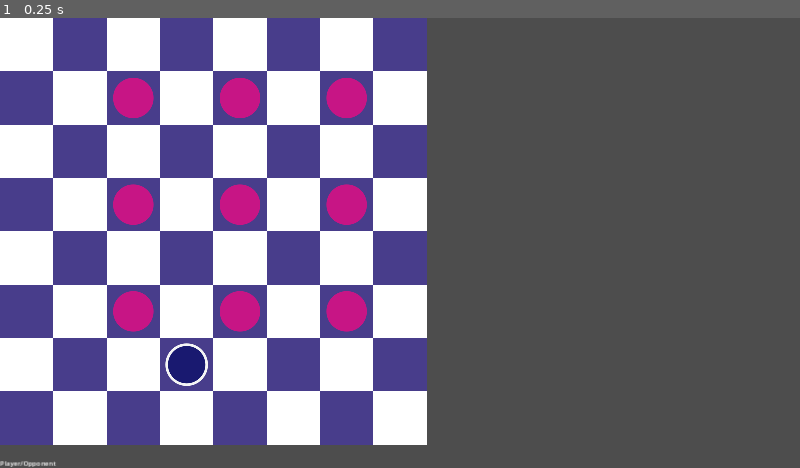
Above: before the commit, frame 1.
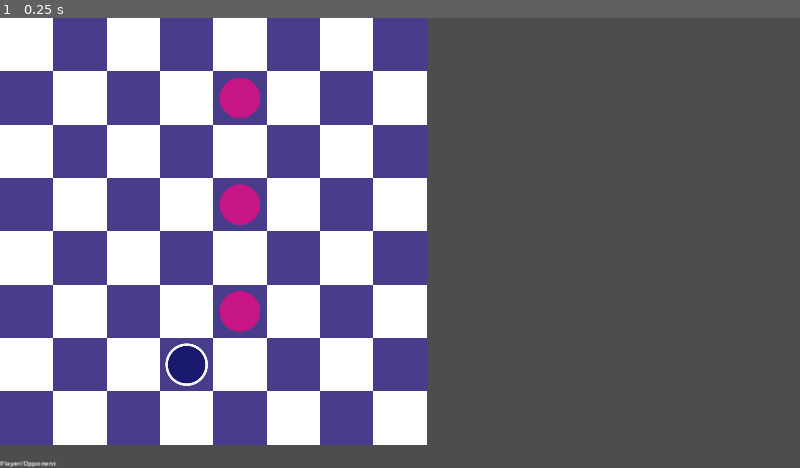
Above: after the commit, the same moment.

Repository: mattsullentrup/godot-checkers
Game: Godot game, scene res://rewrite/level/level.tscn
Same seed, same stepped clock (60 frames per second), same inputs: the game is played once before the commit and once after it.
Inputs:
- Up to frame 1 (0.25 s): no input

The runs differ from the first frame. In frame 1, 2.2% of the frame differs, in the area x 14-46%, y 13-70%.

Commit message:
Fix discard normal moves bug

Diff:
--- a/9_10_24_checkers/rewrite/autoloads/globals.gd
+++ b/9_10_24_checkers/rewrite/autoloads/globals.gd
@@ -16,6 +16,7 @@
 const CELL_SIZE = 128
 const GRID_SIZE = 8
 const INVALID_CELL = Vector2i.MIN
+const ADJACENT_CELL_SQUARED_DISTANCE = 2
 
 var movement_vectors := {}
 
--- a/9_10_24_checkers/rewrite/level/level_generator.gd
+++ b/9_10_24_checkers/rewrite/level/level_generator.gd
@@ -20,7 +20,8 @@
 	_make_new_unit(_player_group, Vector2i(3, 6))
 
 	for y in [1, 3, 5]:
-		for x in [2, 4, 6]:
+		#for x in [2, 4, 6]:
+		for x in [4]:
 			_make_new_unit(_opponent_group, Vector2i(x, y))
 
 
--- a/9_10_24_checkers/rewrite/units/unit/player_unit/player_unit.tscn
+++ b/9_10_24_checkers/rewrite/units/unit/player_unit/player_unit.tscn
@@ -6,3 +6,4 @@
 directions = Array[int]([0, 1])
 normal_color = Color(0.0980392, 0.0980392, 0.439216, 1)
 king_color = Color(0.550872, 0.241093, 0.832644, 1)
+is_king = true
--- a/9_10_24_checkers/rewrite/units/unit/unit.gd
+++ b/9_10_24_checkers/rewrite/units/unit/unit.gd
@@ -133,7 +133,8 @@
 	z_index -= 1
 
 
-func _set_is_king(_value) -> void:
+func _set_is_king(value) -> void:
+	is_king = value
 	color = king_color
 	for vector in Globals.movement_vectors:
 		#var movement_direction = Globals.movement_vectors.get(vector)
--- a/9_10_24_checkers/rewrite/units/unit/unit_data.gd
+++ b/9_10_24_checkers/rewrite/units/unit/unit_data.gd
@@ -8,8 +8,8 @@
 @export var team: Globals.Team
 
 
-func _set_is_king(_value) -> void:
-	for vector in Globals.movement_vectors:
-		var movement_direction = Globals.movement_vectors.get(vector)
-		if not directions.has(movement_direction):
-			directions.append(movement_direction)
+#func _set_is_king(_value) -> void:
+	#for vector in Globals.movement_vectors:
+		#var movement_direction = Globals.movement_vectors.get(vector)
+		#if not directions.has(movement_direction):
+			#directions.append(movement_direction)
--- a/9_10_24_checkers/rewrite/units/unit_group.gd
+++ b/9_10_24_checkers/rewrite/units/unit_group.gd
@@ -52,6 +52,8 @@
 
 	for unit: Unit in moveable_units:
 		unit.can_move = false
+	#for unit in units:
+		#unit.is_king = true
 	await get_tree().create_timer(.1).timeout
 	_unit_movement.get_moveable_units()
 
@@ -88,10 +90,10 @@
 
 
 func _on_unit_movement_completed(unit: Unit) -> void:
-	if unit.cell.y == _other_side_of_board_y:
-		unit.is_king = true
-
 	if unit.jump_paths.all(func(x: Array): return x.is_empty()):
 		_end_turn()
 	else:
 		unit.can_move = true
+
+	if unit.cell.y == _other_side_of_board_y:
+		unit.is_king = true
--- a/9_10_24_checkers/rewrite/units/unit_movement.gd
+++ b/9_10_24_checkers/rewrite/units/unit_movement.gd
@@ -66,12 +66,10 @@
 
 
 func _discard_normal_moves(unit: Unit) -> void:
-	for cell in unit.available_cells:
-		var squared_distance = unit.cell.distance_squared_to(cell)
-		if not squared_distance == 2:
-			continue
-
-		unit.available_cells.erase(cell)
+	unit.available_cells = unit.available_cells.filter(
+			func(x: Vector2i): return not unit.cell.distance_squared_to(x) \
+					== Globals.ADJACENT_CELL_SQUARED_DISTANCE
+	)
 
 
 func _get_adjacent_unit(target_cell: Vector2i) -> Unit:
@@ -83,8 +81,6 @@
 
 
 func _try_to_multi_jump(jump_path: Array[JumpData], backwards: Vector2i, unit: Unit, starting_cell):
-	#var new_path := jump_path.duplicate()
-	#var starting_cell: Vector2i = jump_path.front().target_cell
 	for direction in unit.directions:
 		var movement_direction = Globals.movement_vectors.get(direction)
 		if movement_direction == backwards:
@@ -140,7 +136,7 @@
 		return false
 
 	# Cell is occupied
-	if _parent.all_units.any(func(x: Unit): return x.cell == target_cell):
+	if _parent.all_units.any(func(x: Unit): return x.cell == target_cell and not x == unit):
 		return false
 
 	# Will jump over an enemy, not a teammate
